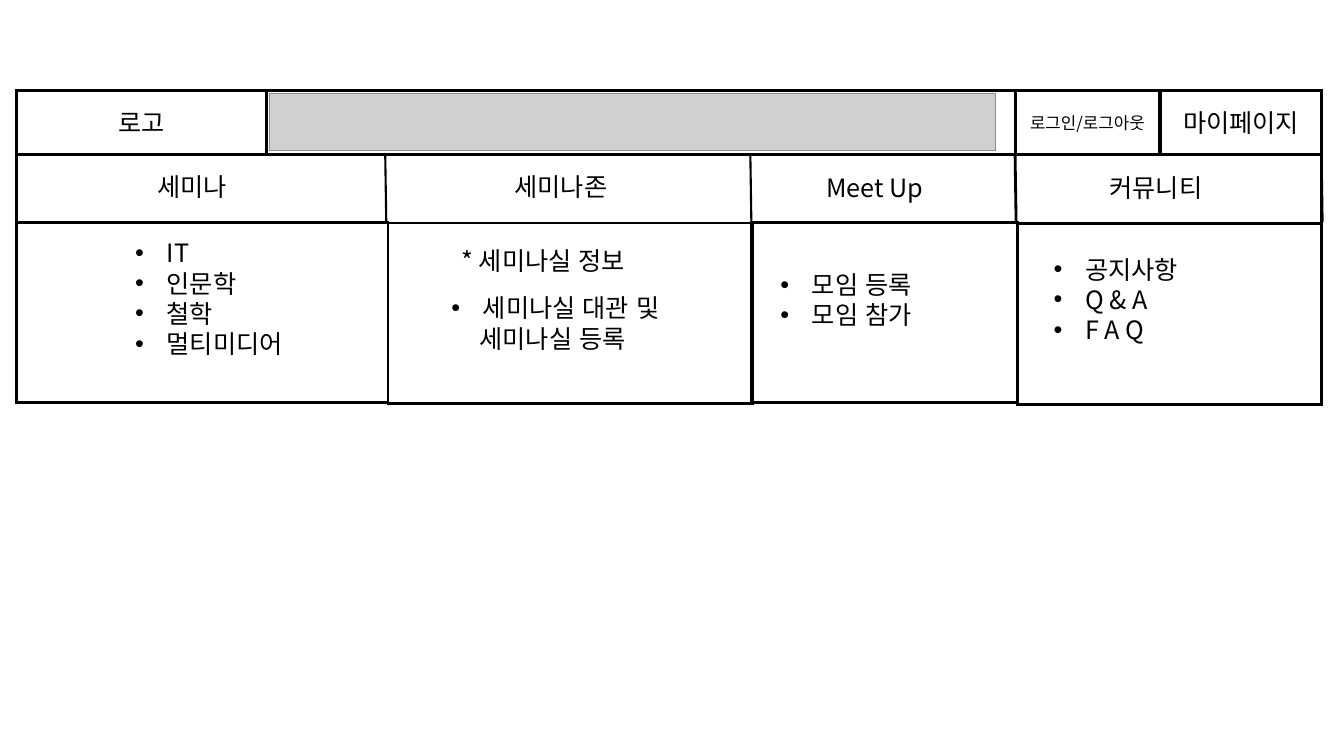
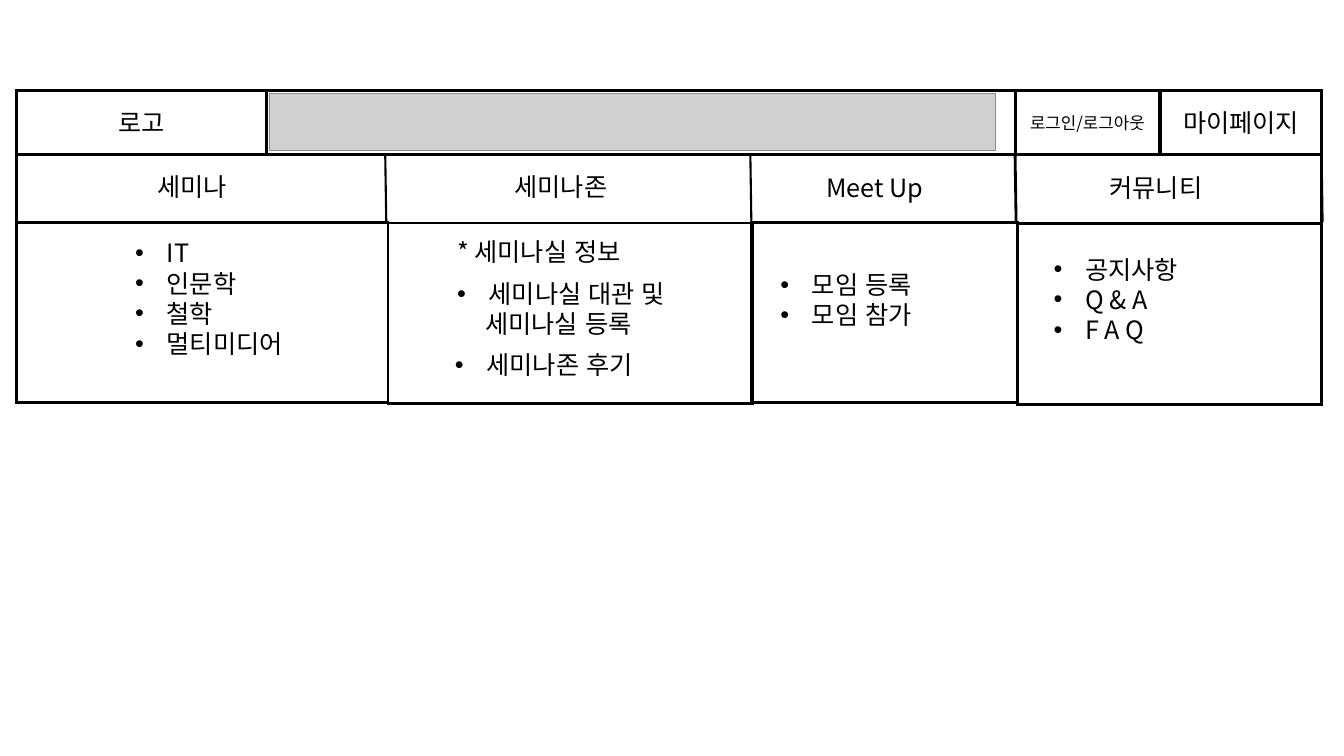
Before and after one commit to ezenteam2/e-Zone, a slide deck: slide 1 of gr2_kkb/기범- 화면설계(Project5).pptx. Drawn at 1344x756 pixels with LibreOffice and Linux fonts; fonts in the diff are those of the drawing; grey boxes stand for pictures. Boxes give left, top, right and bottom in pixels: in the first picture for what was removed or moved away, otherwise in the second. Text is boxed around its words. In the diff, an @@ line names an element or a change of style, - is before the commit and + after.

```diff
--- a/gr2_kkb/기범- 화면설계(Project5).pptx
+++ b/gr2_kkb/기범- 화면설계(Project5).pptx
@@ text "* 세미나실 정보": place and size @@
-text "* 세미나실 정보" at [479,249,625,272]
+text "* 세미나실 정보" at [475,240,620,263]
@@ text "세미나실 대관 및": place and size @@
-text "세미나실 대관 및" at [480,296,659,350]
+text "세미나실 대관 및" at [485,282,665,335]
@@ text added at [486,353,632,376], 18 pt, text #000000 @@
+• 세미나존 후기
```
Also in this commit, not shown: 10 slides added, 2 other files.
